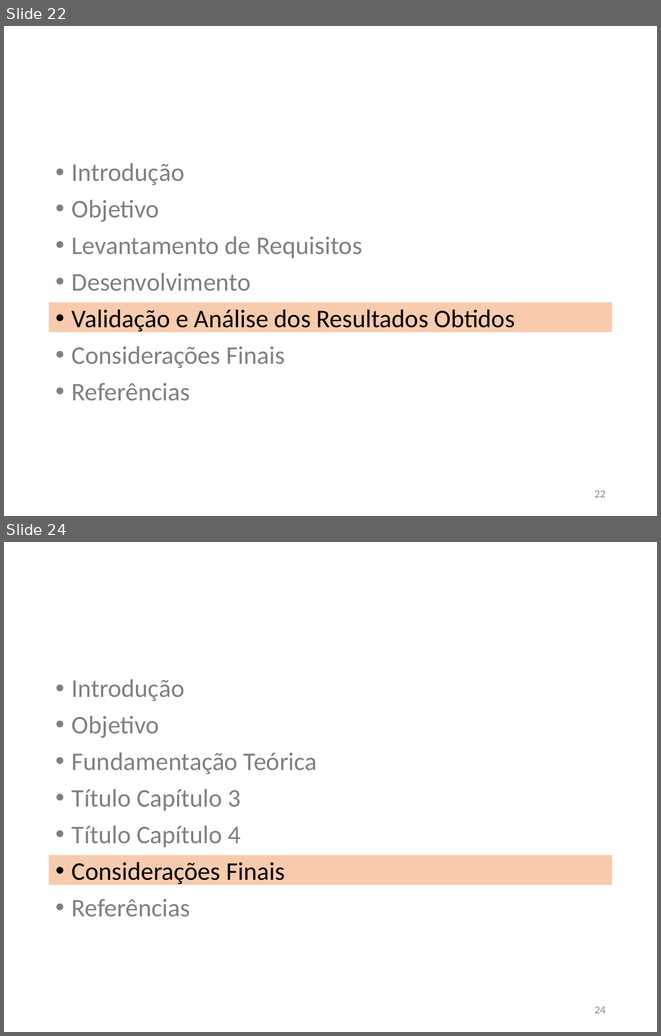
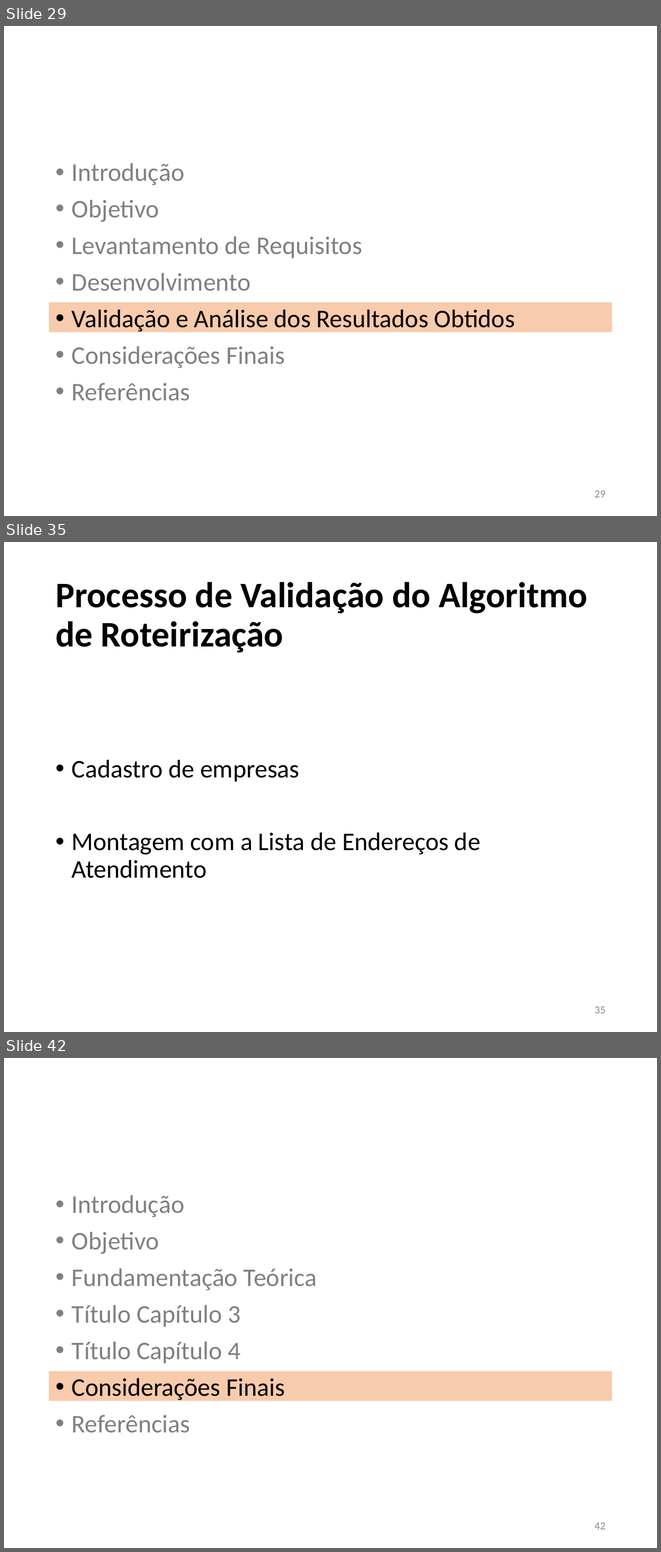
Before and after one commit to JoaoVFG/documentacaoTG, a slide deck: APRESENTAÇÃO JOAO VITOR.pptx. Shown one above the other, each under a label of ours: slides 22 and 24 before the commit, slides 29, 35 and 42 after it; the slides between them are not shown. The pictures are 661x1036 and 661x1552 pixels, drawn with LibreOffice and Linux fonts; fonts in the diff are those of the drawing. Boxes give left, top, right and bottom in pixels: in the first picture for what was removed or moved away, otherwise in the second. Text is boxed around its words. In the diff, an @@ line names an element or a change of style, - is before the commit and + after.

```diff
--- a/APRESENTAÇÃO JOAO VITOR.pptx
+++ b/APRESENTAÇÃO JOAO VITOR.pptx
@@ slide 35 added at [4,542,657,1032], background #FFFFFF @@
@@ title added at [55,582,588,653], 39.6 pt, text #000000, bold @@
+Processo de Validação do Algoritmo de Roteirização
@@ text added at [72,759,480,878], 28 pt, text #000000 @@
+• Cadastro de empresas
+• Montagem com a Lista de Endereços de Atendimento
@@ page number added at [594,1006,606,1013], 12 pt, text #8C8C8C @@
+35
@@ what was slide 22 is now slide 29 @@
@@ page number at [594,490,606,497]: text changed @@
-22
+29
@@ what was slide 24 is now slide 42 @@
@@ page number at [594,1522,606,1529]: text changed @@
-24
+42
```
Also in this commit, not shown: 3 slides changed, 26 other slides added, 5 slides removed, 4 other files.
